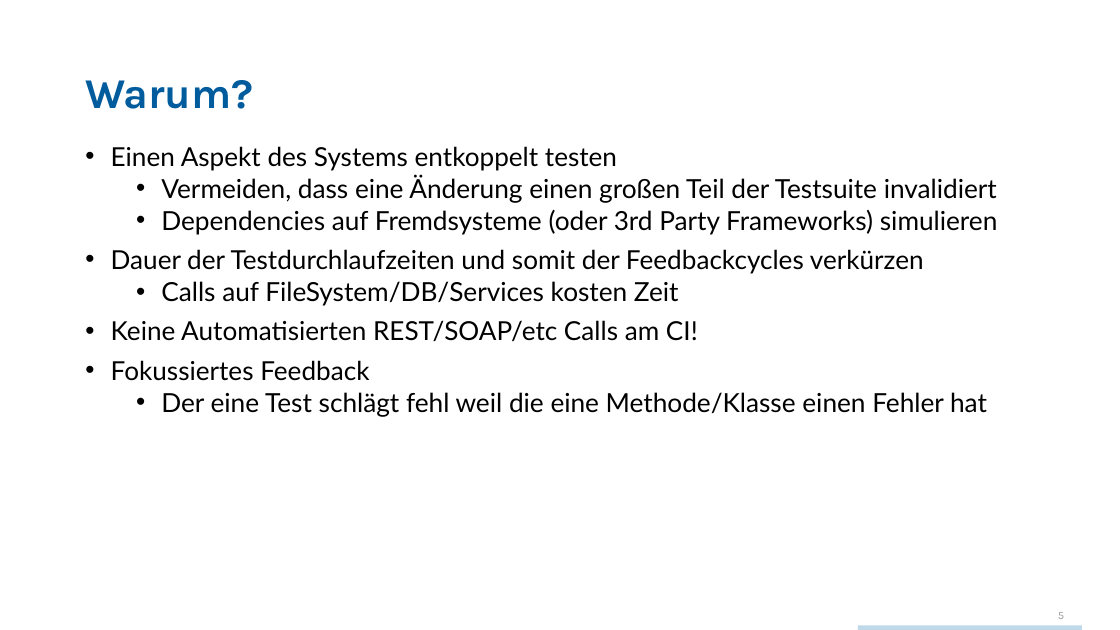
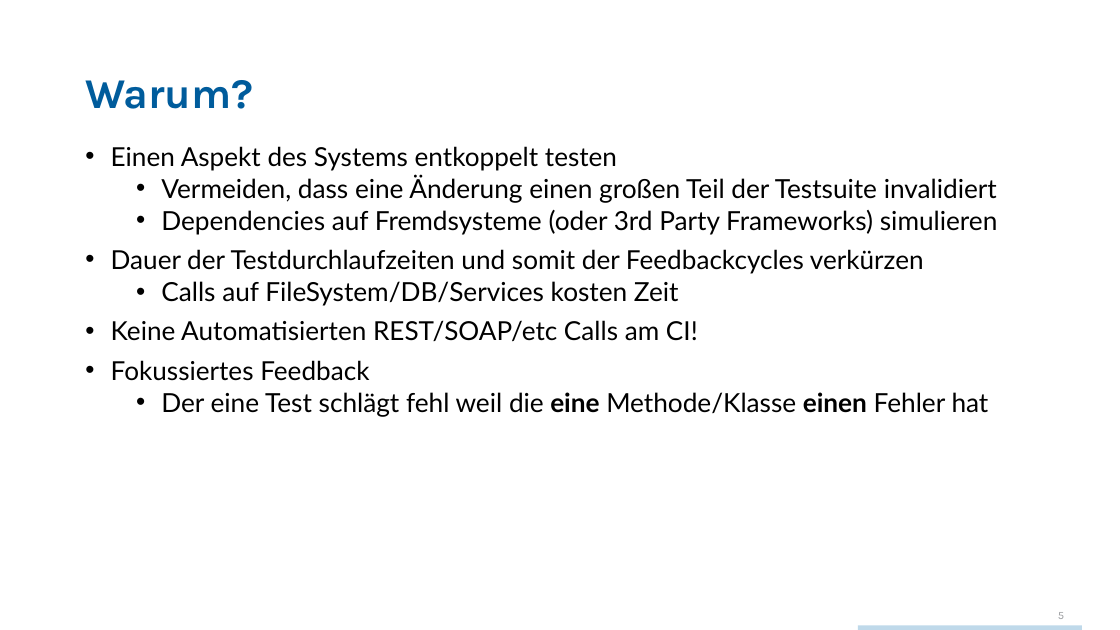
Before and after one commit to techtalk/CodingDojos, a slide deck: slide 5 of Mocking/CodingDojo_Mocking.pptx. Drawn at 1120x630 pixels with LibreOffice and Linux fonts; fonts in the diff are those of the drawing; background and template pictures are left out. Boxes give left, top, right and bottom in pixels: in the first picture for what was removed or moved away, otherwise in the second. Text is boxed around its words. In the diff, an @@ line names an element or a change of style, - is before the commit and + after.

```diff
--- a/Mocking/CodingDojo_Mocking.pptx
+++ b/Mocking/CodingDojo_Mocking.pptx
@@ text at (161, 392, 989, 417): bold on in "eine einen" @@
```
Also in this commit, not shown: 2 other slides changed, 4 other files.
